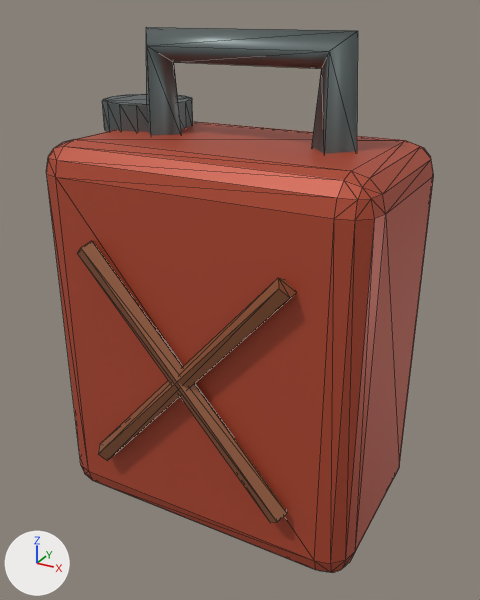
Before and after pictures for a commit that changed the glTF model assets/models/fuel.glb.
The view is the same before and after, from a 50 mm camera at (0.357, -0.647, 0.337) aimed at (0.003, -0.004, 0.015). The axes (+X, +Y, +Z) are drawn at lower left. The lights are the same throughout. The picture after the commit comes second. Mesh edges are drawn as thin lines. Vertices at exactly the same position are counted once.

Objects in the first picture: 'fuel'.
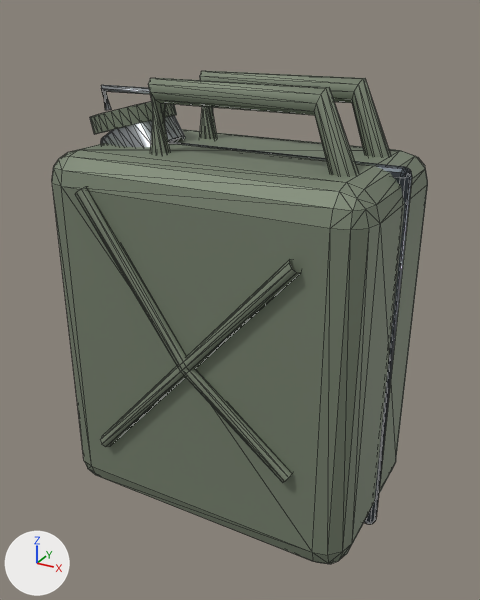
What differs and where, as boxes [x1, y1, x2, y2] in the pictures (480 x 600 px; the box of a moved part takes in the faces that stretch with it):
'fuel', reshaped, turned, recoloured
    before: [46, 27, 434, 573]
    after: [52, 71, 428, 564]
part 1 of me_cone_026, moved or reshaped
    before: [46, 121, 434, 573]
    after: [52, 129, 428, 564]
part 2 of me_cone_026, rebuilt (not visible afterwards)
    before: [98, 278, 296, 461]
part 3 of me_cone_026, rebuilt (not visible afterwards)
    before: [77, 241, 287, 523]
part 4 of me_cone_026, rebuilt (not visible before)
    after: [100, 259, 301, 447]
part 5 of me_cone_026, rebuilt (not visible before)
    after: [75, 187, 293, 483]
part 6 of me_cone_026, deleted
    before: [102, 94, 193, 132]
part 7 of me_cone_026, reshaped
    before: [146, 27, 358, 153]
    after: [90, 71, 412, 524]

Patch to the scene script:
```diff
--- a/assets/models/fuel.glb.py
+++ b/assets/models/fuel.glb.py
@@ me_cone_026 @@
 # used by ob_fuel; location = (0.0, 0.0, 0.0); rotation_euler = (0.0, 0.0, -3.142), in degrees (0, 0, -180)
-me_cone_026.from_pydata(...)  # 184 vertices, 336 faces; spans x -0.195..0.205, y -0.138..0.138, z -0.255..0.318
-me_cone_026.materials.append(mat_steel)  # grey #6c7676
-me_cone_026.materials.append(mat_red)  # red #b84d35
-me_cone_026.materials.append(mat_rust)  # brown #996142
+me_cone_026.from_pydata(...)  # 562 vertices, 940 faces; spans x -0.193..0.193, y -0.128..0.128, z -0.251..0.27
+# me_cone_026 part 1: the loose piece of 96 vertices spanning x -0.195..0.195, y -0.12..0.12, z -0.255..0.205 is scaled about its middle by (-0.975, -0.98, 0.955), then moved by (0.0, 0.0, -0.001), in mat_prop_paint (grey #7e8976)
+# me_cone_026 part 2: the loose piece of 10 vertices spanning x -0.127..0.129, y 0.116..0.138, z -0.176..0.108 is rebuilt with 24 vertices and now spans x -0.131..0.131, y 0.112..0.128, z -0.165..0.125, in mat_prop_paint (grey #7e8976)
+# me_cone_026 part 3: the loose piece of 10 vertices spanning x -0.129..0.127, y 0.116..0.138, z -0.176..0.108 is rebuilt with 24 vertices and now spans x -0.132..0.13, y 0.112..0.128, z -0.126..0.165, in mat_prop_paint (grey #7e8976)
+# me_cone_026 part 4: the loose piece of 10 vertices spanning x -0.127..0.129, y -0.138..-0.116, z -0.176..0.108 is rebuilt with 24 vertices and now spans x -0.131..0.131, y -0.128..-0.112, z -0.165..0.125, in mat_prop_paint (grey #7e8976)
+# me_cone_026 part 5: the loose piece of 10 vertices spanning x -0.129..0.127, y -0.138..-0.116, z -0.176..0.108 is rebuilt with 24 vertices and now spans x -0.132..0.13, y -0.128..-0.112, z -0.126..0.165, in mat_prop_paint (grey #7e8976)
+# me_cone_026 part 6: the loose piece of 32 vertices spanning x 0.095..0.205, y -0.095..0.015, z 0.2..0.235 is deleted
+# me_cone_026 part 7: 16 vertices removed from x -0.135..0.125, y -0.025..0.025, z 0.2..0.318; 328 vertices added at x -0.193..0.193, y -0.064..0.064, z -0.251..0.27
+# other edits to the shape of me_cone_026 do not show in these pictures
+me_cone_026.materials.append(mat_prop_paint)  # grey #7e8976
+me_cone_026.materials.append(mat_prop_blued_steel)  # dark grey #555b61
+me_cone_026.materials.append(mat_prop_brushed_alloy)  # grey #b5babd
+me_cone_026.materials.append(mat_prop_paper)  # pale yellow #ddd8c4
@@ ob_fuel @@
 ob_fuel.location = (0.0, 0.0, 0.0)
-ob_fuel.rotation_euler = (0.0, 0.0, -3.142)  # degrees (0, 0, -180)
```
